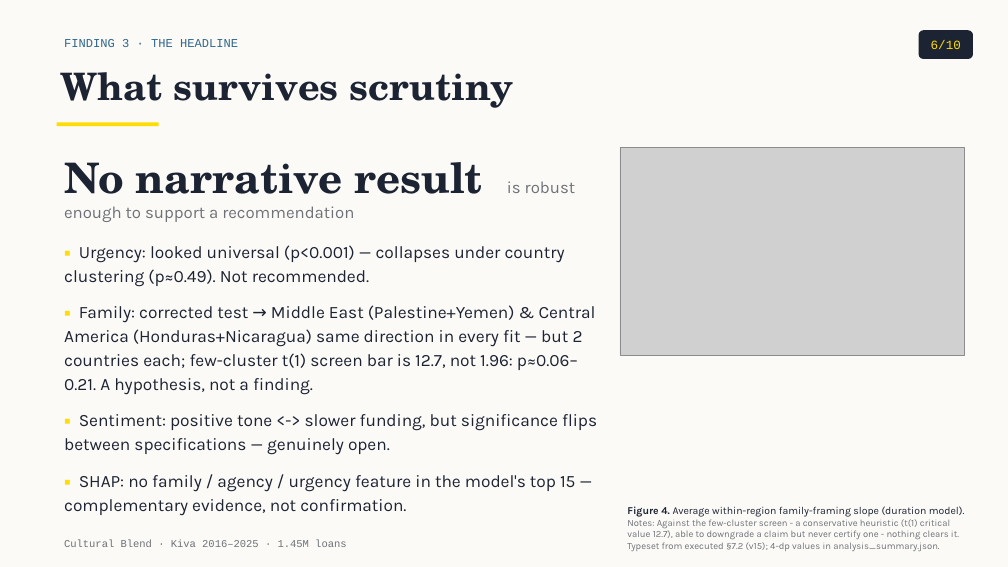
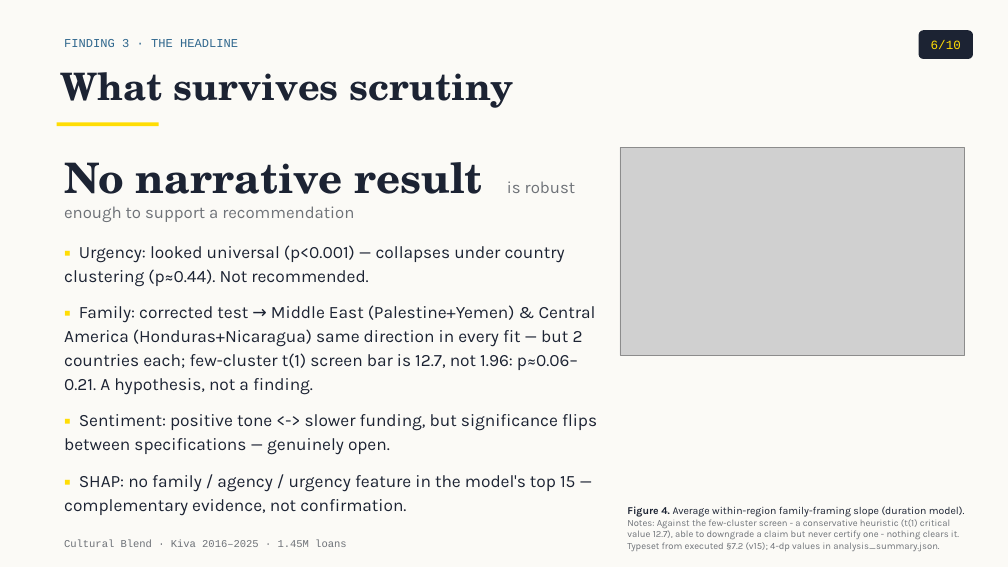
Before and after one commit to tuannm3812/unsw-ma-hackathon-2026, a slide deck: slide 6 of docs/presentation/slides_draft.pptx. Drawn at 1008x567 pixels with LibreOffice and Linux fonts; fonts in the diff are those of the drawing; grey boxes stand for pictures. Boxes give left, top, right and bottom in pixels: in the first picture for what was removed or moved away, otherwise in the second. Text is boxed around its words. In the diff, an @@ line names an element or a change of style, - is before the commit and + after.

```diff
--- a/docs/presentation/slides_draft.pptx
+++ b/docs/presentation/slides_draft.pptx
@@ text at [64, 245, 565, 287]: text changed @@
-▪ Urgency: looked universal (p<0.001) — collapses under country clustering (p≈0.49). Not recommended.
+▪ Urgency: looked universal (p<0.001) — collapses under country clustering (p≈0.44). Not recommended.
```
Also in this commit, not shown: 15 other files.
